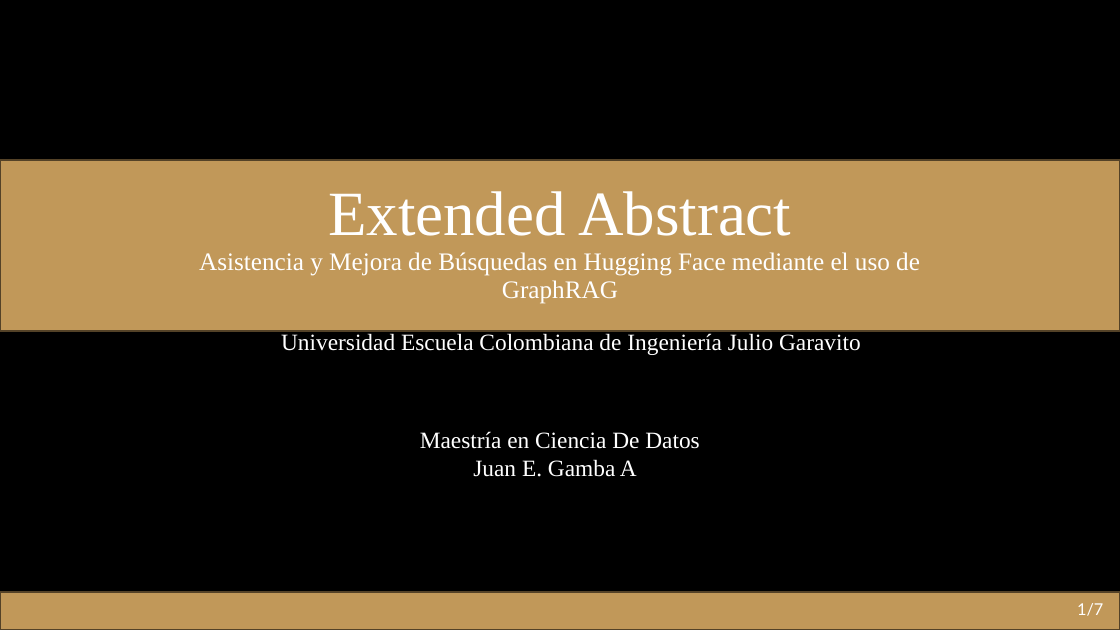
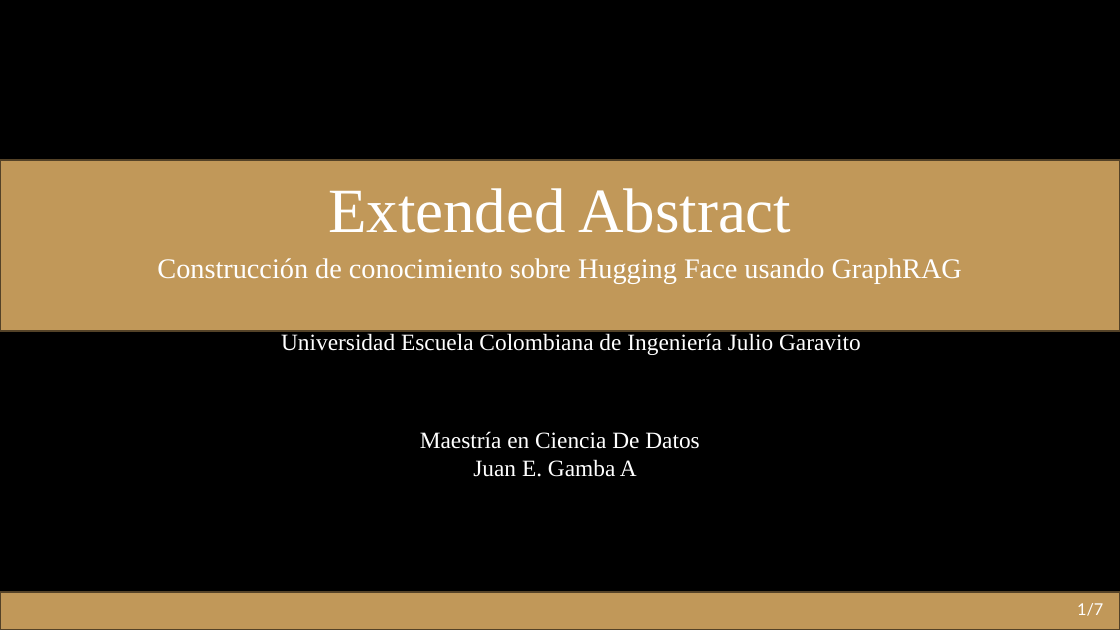
Before and after one commit to juan-aguilera/SEDI_TG, a slide deck: slide 1 of Extendend Abstract.pptx. Drawn at 1120x630 pixels with LibreOffice and Linux fonts; fonts in the diff are those of the drawing. Boxes give left, top, right and bottom in pixels: in the first picture for what was removed or moved away, otherwise in the second. Text is boxed around its words. In the diff, an @@ line names an element or a change of style, - is before the commit and + after.

```diff
--- a/Extendend Abstract.pptx
+++ b/Extendend Abstract.pptx
@@ title at (157, 188, 962, 283): text changed; size 21.6 to 24.3 pt @@
-Extended Abstract
-Asistencia y Mejora de Búsquedas en Hugging Face mediante el uso de GraphRAG
+Extended Abstract
+Construcción de conocimiento sobre Hugging Face usando GraphRAG
```
Also in this commit, not shown: 1 other slide changed, 1 slide added, 1 other file.
